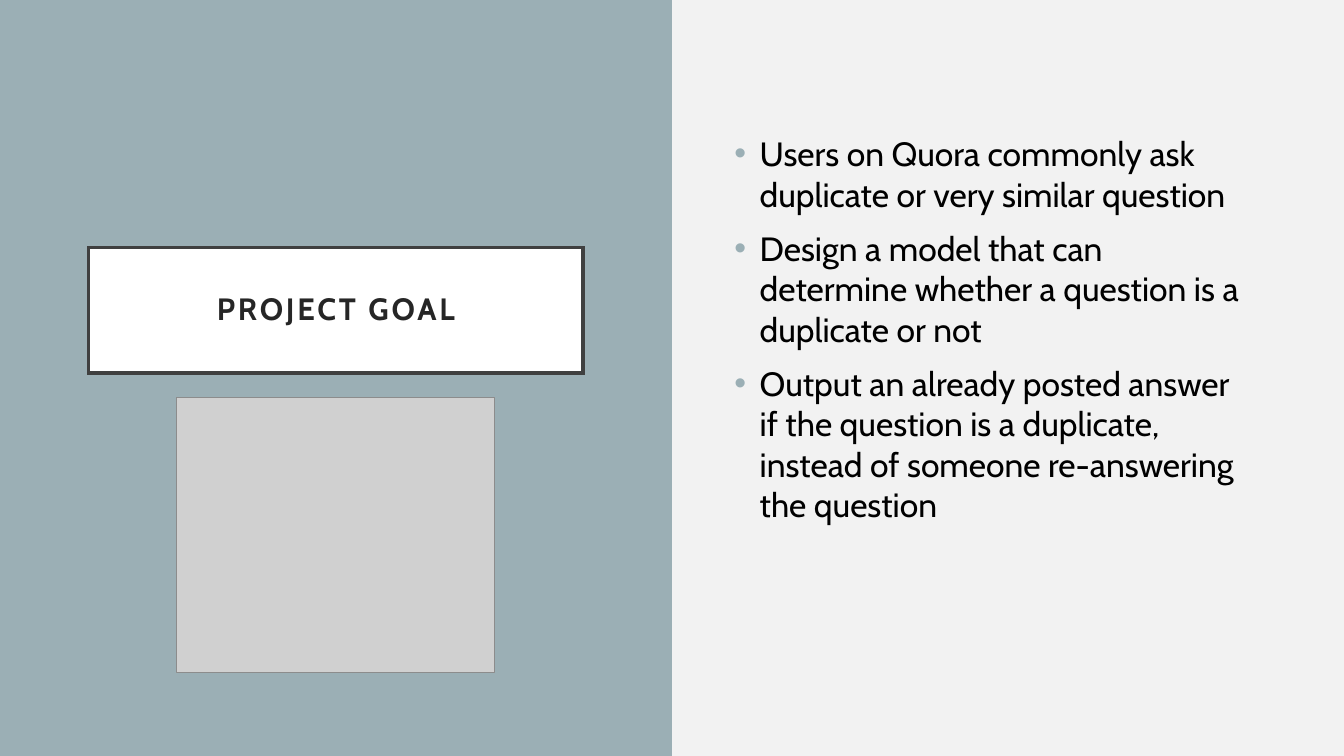
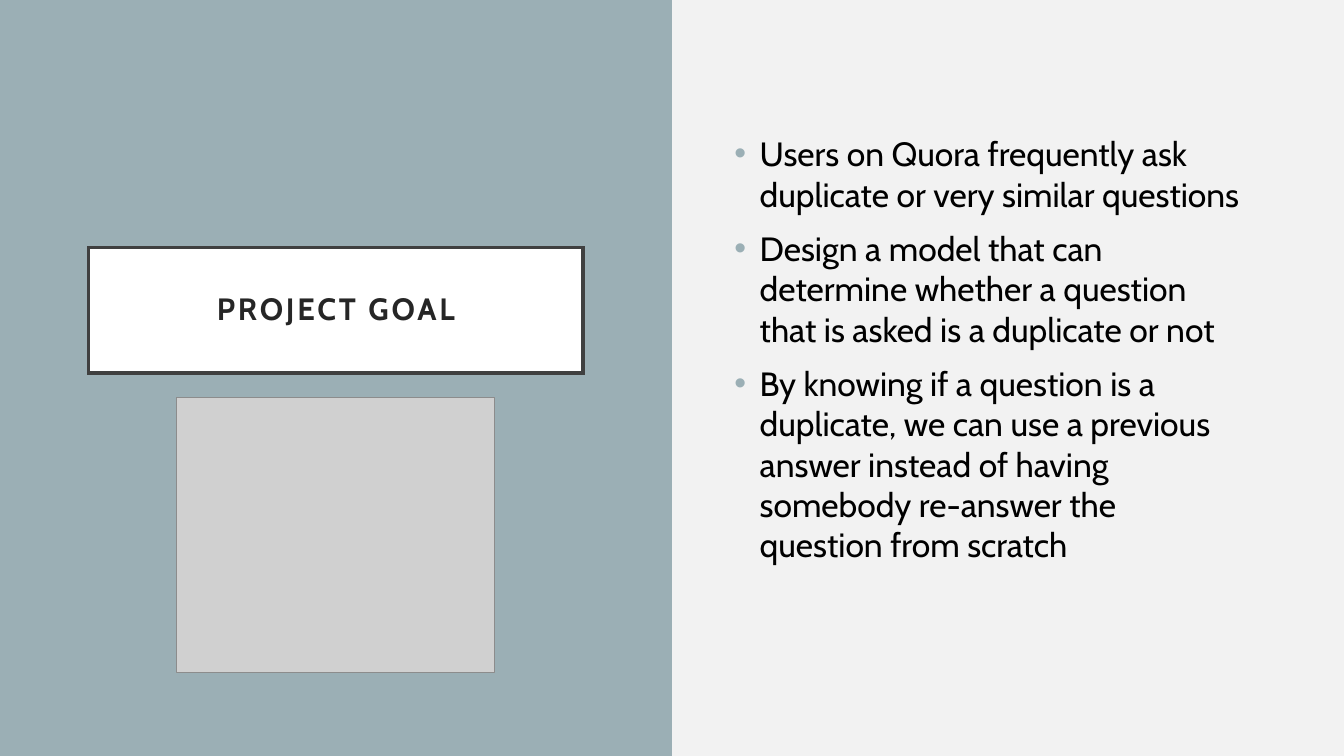
Before and after one commit to joshho77/NLP_Project, a slide deck: slide 5 of NLP Project Slides.pptx. Drawn at 1344x756 pixels with LibreOffice and Linux fonts; fonts in the diff are those of the drawing; grey boxes stand for pictures. Boxes give left, top, right and bottom in pixels: in the first picture for what was removed or moved away, otherwise in the second. Text is boxed around its words. In the diff, an @@ line names an element or a change of style, - is before the commit and + after.

```diff
--- a/NLP Project Slides.pptx
+++ b/NLP Project Slides.pptx
@@ text at [760,140,1239,565]: text changed @@
-• Users on Quora commonly ask duplicate or very similar question
-• Design a model that can determine whether a question is a duplicate or not
-• Output an already posted answer if the question is a duplicate, instead of someone re-answering the question
+• Users on Quora frequently ask duplicate or very similar questions
+• Design a model that can determine whether a question that is asked is a duplicate or not
+• By knowing if a question is a duplicate, we can use a previous answer instead of having somebody re-answer the question from scratch
```
Also in this commit, not shown: 6 other slides changed, 1 other file.
